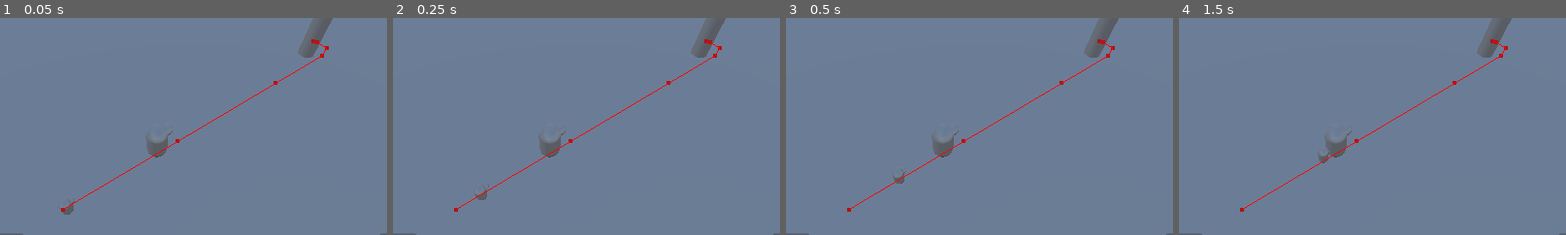
Above: before the commit, frames 1-4 (left to right).
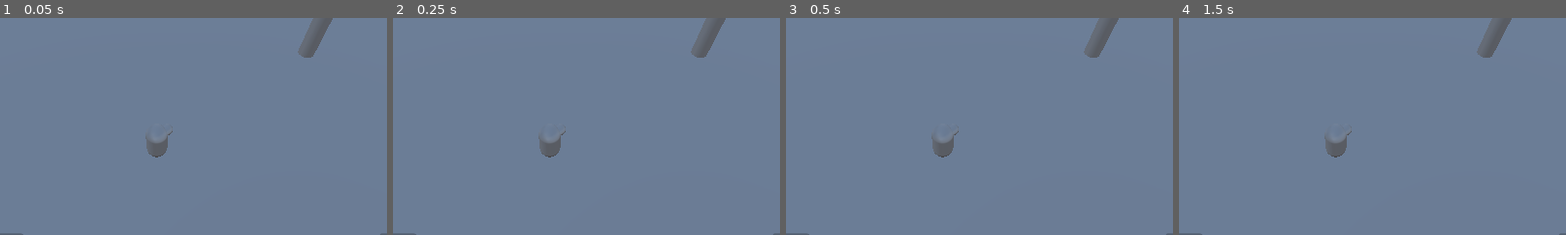
Above: after the commit, the same moments.

Repository: RaglandDev/Ink-Legends
Game: Godot game, scene res://World.tscn
The game is run twice, just before and just after one commit, with the same random seed, the same clock (stepped at 60 frames per second) and the same inputs.
Inputs:
- Up to frame 1 (0.05 s): no input
- Up to frame 2 (0.25 s): no input
- Up to frame 3 (0.5 s): no input
- Up to frame 4 (1.5 s): click "Q" at 0.5 s; click "W" at 1.25 s
The pictures show only the part of the screen within x 29-79%, y 29-79%; the shares and areas given below are measured in that part.

The runs differ from the first frame. In frame 1, 0.5% of the frame differs, in the area x 15-85%, y 9-91%; in frame 2, 0.5%; in frame 3, 0.5%; in frame 4, 0.5%.

Commit message:
ai pathfinds to area in front of first tower

Diff:
--- a/Ink Legends/MinionBody.gd
+++ b/Ink Legends/MinionBody.gd
@@ -11,28 +11,32 @@
 func _process(delta):
 	if navigationAgent.is_target_reached():
 		return
-	moveToPoint(delta, SPEED)
-	navigationAgent.get_next_path_position()
+	var next_position = navigationAgent.get_next_path_position()
+	moveToPoint(delta, SPEED, next_position)
 
-func moveToPoint(_delta, speed):
-	var targetPos = navigationAgent.target_position
-	var direction = global_position.direction_to(targetPos)
-	faceDirection(targetPos)
+func moveToPoint(_delta, speed, next_position):
+	var direction = global_position.direction_to(next_position)
+	faceDirection(next_position)
 	velocity = direction * speed
 	move_and_slide()
 
 func faceDirection(direction):
-	var lookAtPos := Vector3(direction.x, global_position.y, direction.z)
-	if lookAtPos != self.position:
-		look_at(lookAtPos, Vector3.UP)
+	var lookAtPos = Vector3(direction.x, global_position.y, direction.z)
+	look_at(lookAtPos, Vector3.UP)
 
 func checkTarget():
 	var targetPos = MAXPOS
 	var enemyTowerLocations = get_tree().get_nodes_in_group("Enemy Tower Locations")
-	for i in enemyTowerLocations.size():
-		var towerPos = enemyTowerLocations[i].global_position
-		var newDistanceToTower = self.global_position.distance_to(towerPos)
-		var currDistanceToTower = self.global_position.distance_to(targetPos)
-		if newDistanceToTower < currDistanceToTower:
-			targetPos = towerPos
-	navigationAgent.target_position = targetPos
+	for tower in enemyTowerLocations:
+		var towerPos = tower.global_position
+		var newDistance = global_position.distance_to(towerPos)
+		var currDistance = global_position.distance_to(targetPos)
+		if newDistance < currDistance:
+			targetPos = getRandomPointClose(towerPos)
+	if targetPos != MAXPOS:
+		navigationAgent.target_position = targetPos
+
+func getRandomPointClose(center: Vector3) -> Vector3:
+	var randomAngle = randf_range(0, TAU)  # Random angle in radians
+	var randomRadius = randf_range(0, 1)   # Random radius between 0 and 1 meters
+	return center + Vector3(randomRadius * cos(randomAngle), randomRadius * sin(randomAngle), 0)
--- a/Ink Legends/MinionBody.tscn
+++ b/Ink Legends/MinionBody.tscn
@@ -9,6 +9,7 @@
 [sub_resource type="CapsuleMesh" id="CapsuleMesh_d3ee3"]
 
 [node name="MinionBody" type="CharacterBody3D"]
+collision_layer = 2
 script = ExtResource("1_ud1ne")
 
 [node name="MeshInstance3D" type="MeshInstance3D" parent="."]
@@ -24,4 +25,4 @@
 mesh = SubResource("CapsuleMesh_d3ee3")
 
 [node name="NavigationAgent3D" type="NavigationAgent3D" parent="."]
-debug_enabled = true
+target_desired_distance = 0.1
--- /dev/null
+++ b/Ink Legends/MinionSpawnerP.gd
@@ -0,0 +1,16 @@
+extends Node
+
+var minionScene = preload("res://MinionBody.tscn")
+
+func _ready():
+	pass
+
+
+func _process(_delta):
+	pass
+
+
+func _on_timer_timeout():
+	var minion = minionScene.instantiate()
+	var spawns = get_tree().get_nodes_in_group("Player Minion Spawn Locations")
+	spawns.pick_random().add_child(minion)
--- a/Ink Legends/World.tscn
+++ b/Ink Legends/World.tscn
@@ -3,7 +3,7 @@
 [ext_resource type="PackedScene" uid="uid://dkscthths40ik" path="res://PlayerBody.tscn" id="2_oq0jb"]
 [ext_resource type="Script" path="res://PlayerBody.gd" id="3_04ean"]
 [ext_resource type="Script" path="res://PlayerCamera.gd" id="4_fmeqi"]
-[ext_resource type="PackedScene" uid="uid://6a5qmhijto5" path="res://MinionBody.tscn" id="4_iis6r"]
+[ext_resource type="Script" path="res://MinionSpawnerP.gd" id="4_ihngv"]
 
 [sub_resource type="ProceduralSkyMaterial" id="ProceduralSkyMaterial_ncx7n"]
 
@@ -18,6 +18,7 @@
 [sub_resource type="NavigationMesh" id="NavigationMesh_rbjx6"]
 vertices = PackedVector3Array(-2.5, 0.45, -44, 0, 0.45, -44, 0, 0.45, -49.5, -4.5, 0.45, -40.75, -2.5, 0.45, -44, 0, 0. …(3048 unchanged characters)…
 polygons = [PackedInt32Array(2, 1, 0), PackedInt32Array(4, 3, 5), PackedInt32Array(5, 3, 6), PackedInt32Array(8, 7, 9), …(2761 unchanged characters)…
+agent_height = 0.5
 
 [sub_resource type="BoxMesh" id="BoxMesh_3idhm"]
 
@@ -91,7 +92,7 @@
 shape = SubResource("CylinderShape3D_hye75")
 
 [node name="Marker3D" type="Marker3D" parent="NavigationRegion3D/Tower2E" groups=["Enemy Tower Locations"]]
-transform = Transform3D(1, 0, 0, 0, 0.333333, 0, 0, 0, 1, 0, -1, 0)
+transform = Transform3D(1, 0, 0, 0, 0.333333, 0, 0, 0, 1, 0, -1, 1.00589)
 
 [node name="Tower1E" type="MeshInstance3D" parent="NavigationRegion3D"]
 transform = Transform3D(1, 0, 0, 0, 3, 0, 0, 0, 1, 0, 3, -25)
@@ -104,7 +105,7 @@
 shape = SubResource("CylinderShape3D_hye75")
 
 [node name="Marker3D" type="Marker3D" parent="NavigationRegion3D/Tower1E" groups=["Enemy Tower Locations"]]
-transform = Transform3D(1, 0, 0, 0, 1, 0, 0, 0, 1, 0, -1, 0)
+transform = Transform3D(1, 0, 0, 0, 1, 0, 0, 0, 1, 0, -1, 0.967606)
 
 [node name="WellP" type="MeshInstance3D" parent="NavigationRegion3D"]
 transform = Transform3D(-3.49691e-07, 0, 8, 0, 4, 0, -8, 0, -3.49691e-07, 0, 4, 40)
@@ -127,7 +128,22 @@
 shape = SubResource("CylinderShape3D_c4b1l")
 
 [node name="Marker3D" type="Marker3D" parent="NavigationRegion3D/WellE" groups=["Enemy Tower Locations"]]
-transform = Transform3D(1, 0, 0, 0, 1, 0, 0, 0, 1, 0, -1, 0)
+transform = Transform3D(1, 0, 0, 0, 1, 0, 0, 0, 1, -0.50437, -1, -2.20467e-08)
 
-[node name="MinionBody" parent="." instance=ExtResource("4_iis6r")]
-transform = Transform3D(1, 0, 0, 0, 1, 0, 0, 0, 1, 0, 0, 5)
+[node name="MinionSpawnP1" type="Marker3D" parent="." groups=["Player Minion Spawn Locations"]]
+transform = Transform3D(1, 0, 0, 0, 1, 0, 0, 0, 1, -5, 0.5, 33)
+
+[node name="MinionSpawnP2" type="Marker3D" parent="." groups=["Player Minion Spawn Locations"]]
+transform = Transform3D(1, 0, 0, 0, 1, 0, 0, 0, 1, 0, 0.5, 33)
+
+[node name="MinionSpawnP3" type="Marker3D" parent="." groups=["Player Minion Spawn Locations"]]
+transform = Transform3D(1, 0, 0, 0, 1, 0, 0, 0, 1, 5, 0.5, 33)
+
+[node name="MinionSpawnerP" type="Node" parent="."]
+script = ExtResource("4_ihngv")
+
+[node name="Timer" type="Timer" parent="MinionSpawnerP"]
+wait_time = 3.0
+autostart = true
+
+[connection signal="timeout" from="MinionSpawnerP/Timer" to="MinionSpawnerP" method="_on_timer_timeout"]
